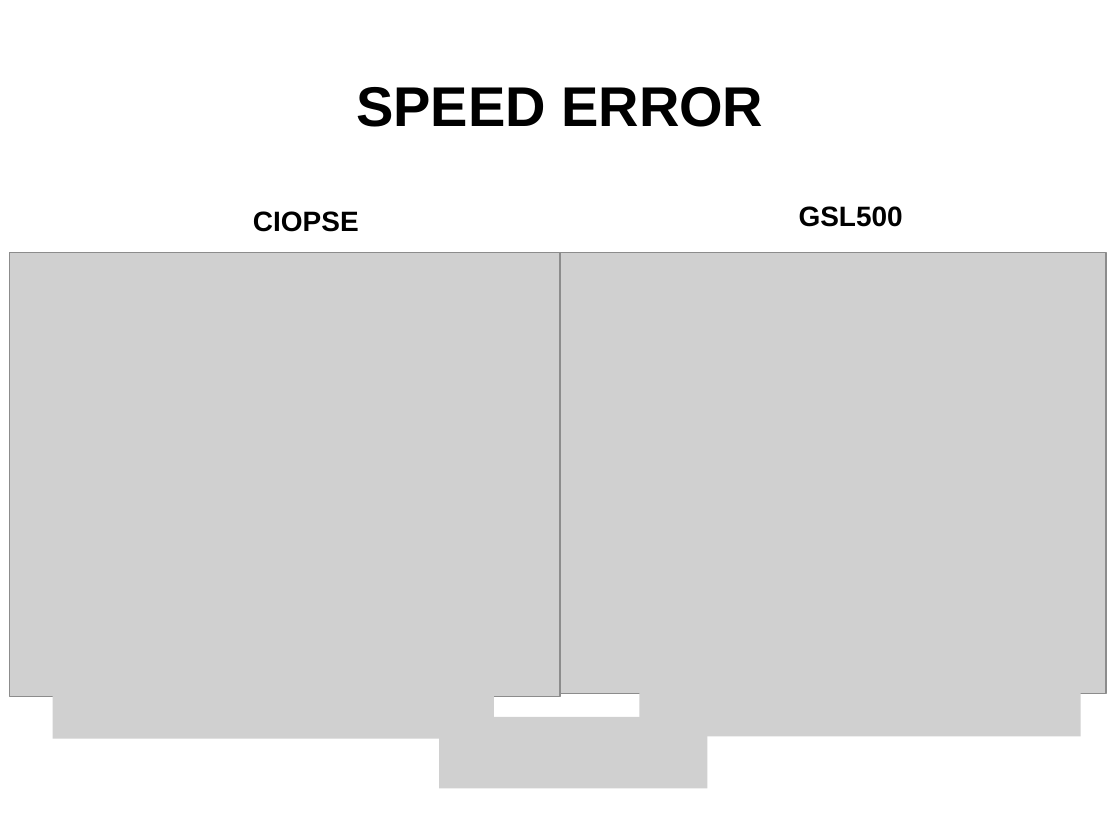
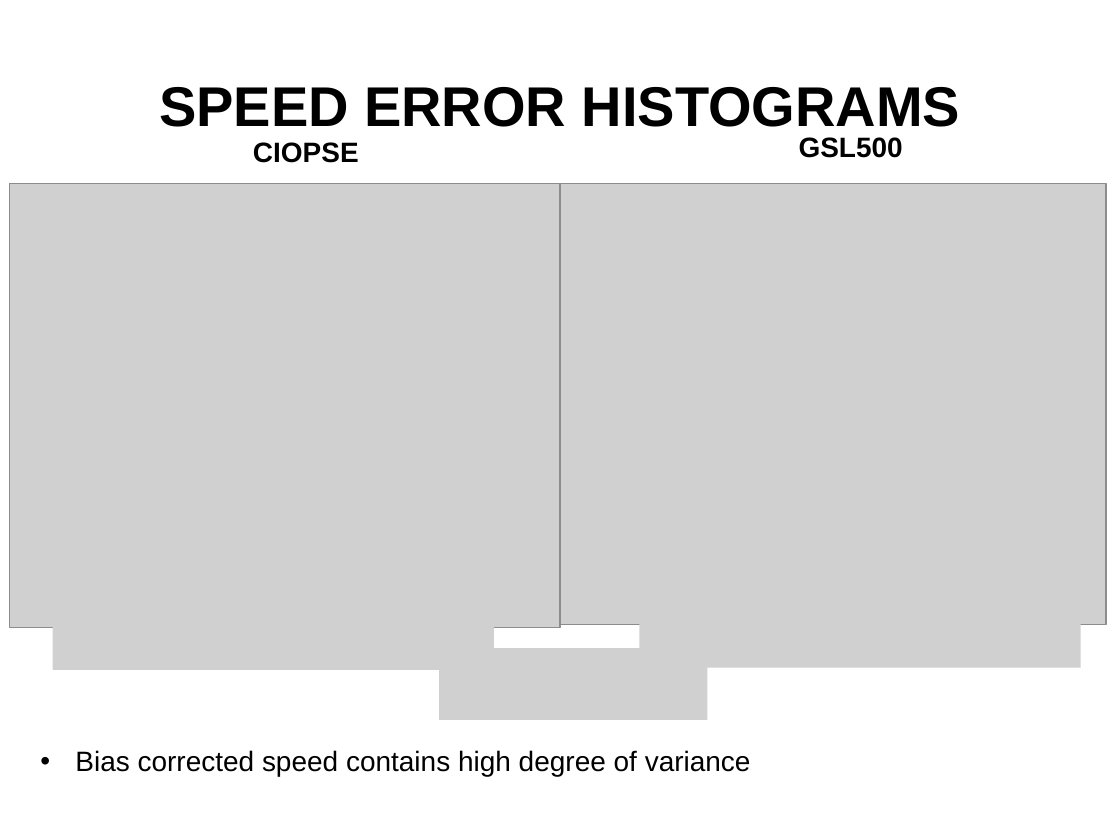
Before and after one commit to nsoontie/velocity-error, a slide deck: slide 13 of presentations/MOI-CONCEPTS-2021/Soontiens_Sutherland_drift_DFO-MOI.pptx. Drawn at 1120x840 pixels with LibreOffice and Linux fonts; fonts in the diff are those of the drawing; grey boxes stand for pictures; background and template pictures are left out. Boxes give left, top, right and bottom in pixels: in the first picture for what was removed or moved away, otherwise in the second. Text is boxed around its words. In the diff, an @@ line names an element or a change of style, - is before the commit and + after.

Commit message:
Added some text to map slides

```diff
--- a/presentations/MOI-CONCEPTS-2021/Soontiens_Sutherland_drift_DFO-MOI.pptx
+++ b/presentations/MOI-CONCEPTS-2021/Soontiens_Sutherland_drift_DFO-MOI.pptx
@@ title at [159, 87, 960, 127]: text changed @@
-SPEED ERROR
+SPEED ERROR HISTOGRAMS
@@ 2 pictures, 2 texts: place and size @@
-2 pictures, 2 texts at [10, 206, 1107, 697]
+2 pictures, 2 texts at [10, 137, 1107, 628]
@@ picture added at [53, 625, 494, 670] @@
@@ picture added at [640, 623, 1081, 668] @@
@@ picture added at [439, 648, 708, 720] @@
@@ picture removed at [53, 693, 494, 738] @@
@@ picture removed at [439, 717, 708, 788] @@
@@ picture removed at [640, 691, 1081, 736] @@
@@ text added at [75, 750, 751, 776], 18 pt, text #000000 @@
+• Bias corrected speed contains high degree of variance
```
Also in this commit, not shown: 2 slides added, 2 slides removed.
